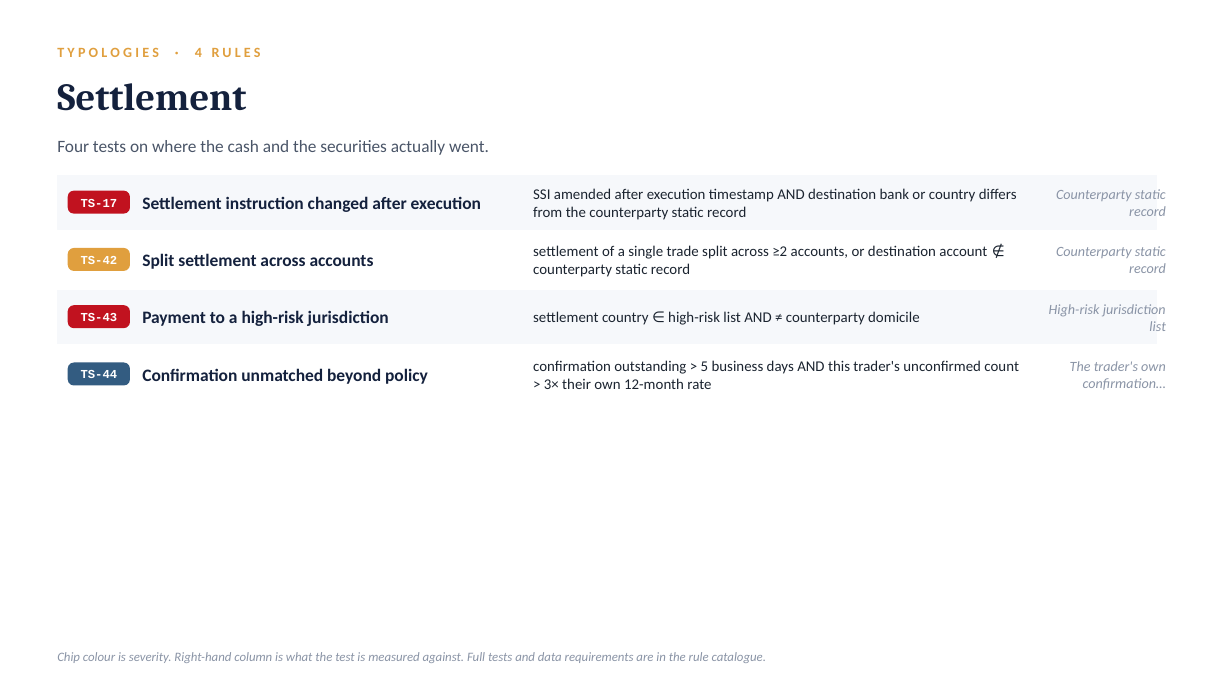
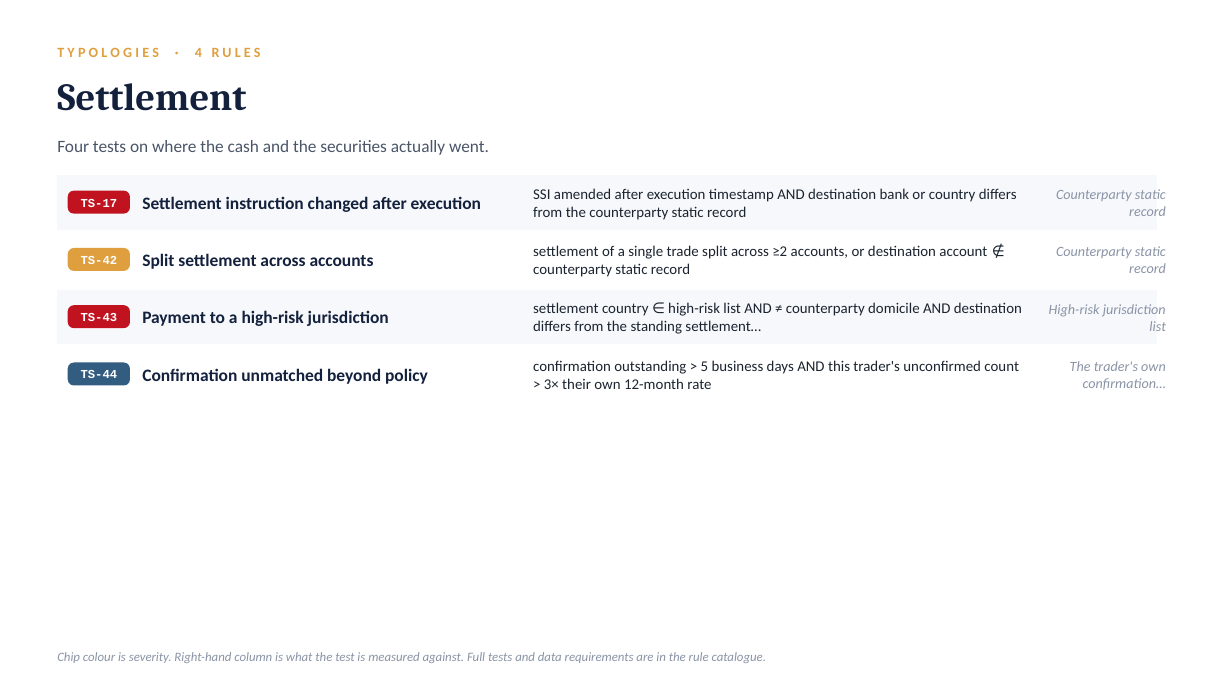
Before and after one commit to Runelord1999/DBS, a slide deck: slide 11 of Trade-Surveillance-50-Rules.pptx. Drawn at 1232x693 pixels with LibreOffice and Linux fonts; fonts in the diff are those of the drawing. Boxes give left, top, right and bottom in pixels: in the first picture for what was removed or moved away, otherwise in the second. Text is boxed around its words. In the diff, an @@ line names an element or a change of style, - is before the commit and + after.

```diff
--- a/Trade-Surveillance-50-Rules.pptx
+++ b/Trade-Surveillance-50-Rules.pptx
@@ text at (x1=533, y1=302, x2=1022, y2=334): text changed @@
-settlement country ∈ high-risk list AND ≠ counterparty domicile
+settlement country ∈ high-risk list AND ≠ counterparty domicile AND destination differs from the standing settlement…
```
Also in this commit, not shown: 6 other slides changed, 2 other files.
